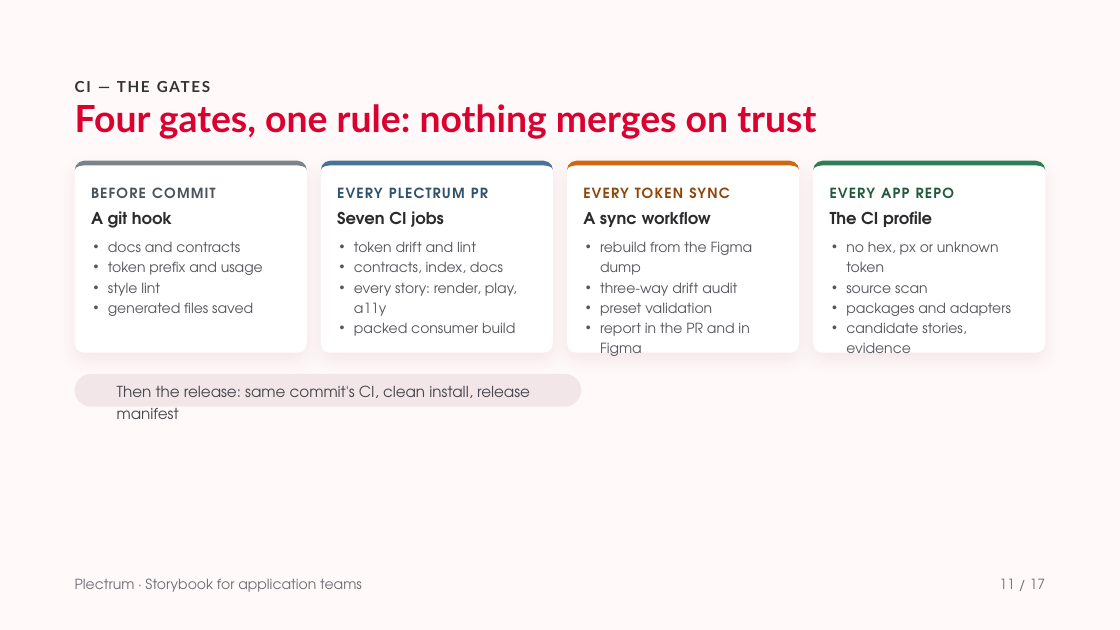
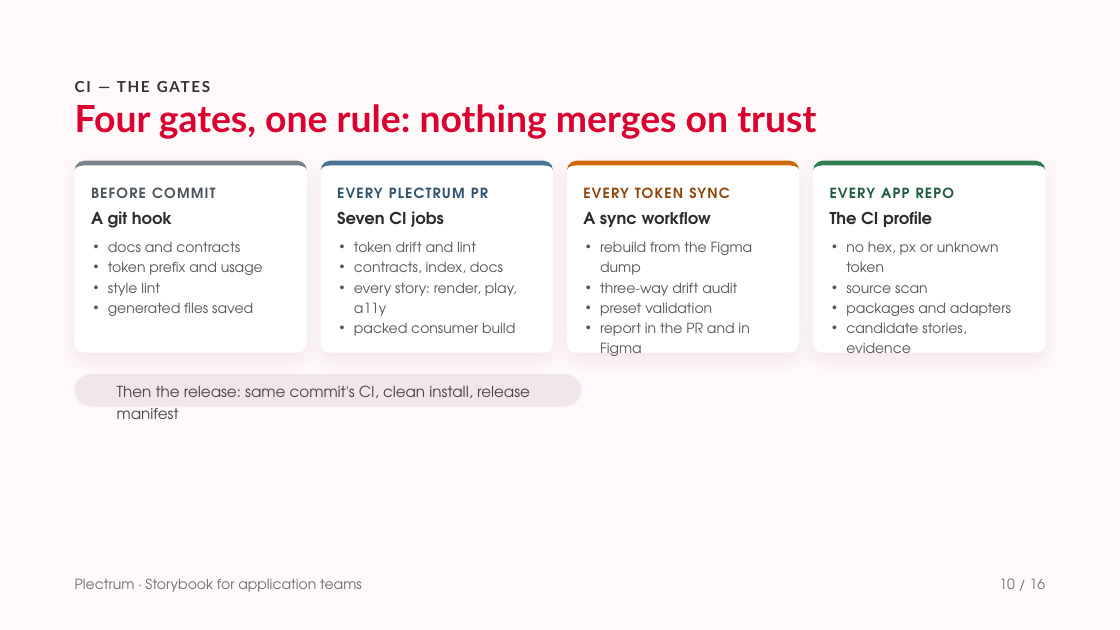
Before and after one commit to solidaris-danielbodigil/solidaris-plectrum, a slide deck: slide 10 of docs/Storybook for application teams.pptx (slide 11 before the commit). Drawn at 1120x630 pixels with LibreOffice and Linux fonts; fonts in the diff are those of the drawing; background and template pictures are left out. Boxes give left, top, right and bottom in pixels: in the first picture for what was removed or moved away, otherwise in the second. Text is boxed around its words. In the diff, an @@ line names an element or a change of style, - is before the commit and + after.

```diff
--- a/docs/Storybook for application teams.pptx
+++ b/docs/Storybook for application teams.pptx
@@ text at box(999, 578, 1046, 589): text changed @@
-11 / 17
+10 / 16
```
Also in this commit, not shown: 13 other slides changed, 1 slide added, 2 slides removed.
